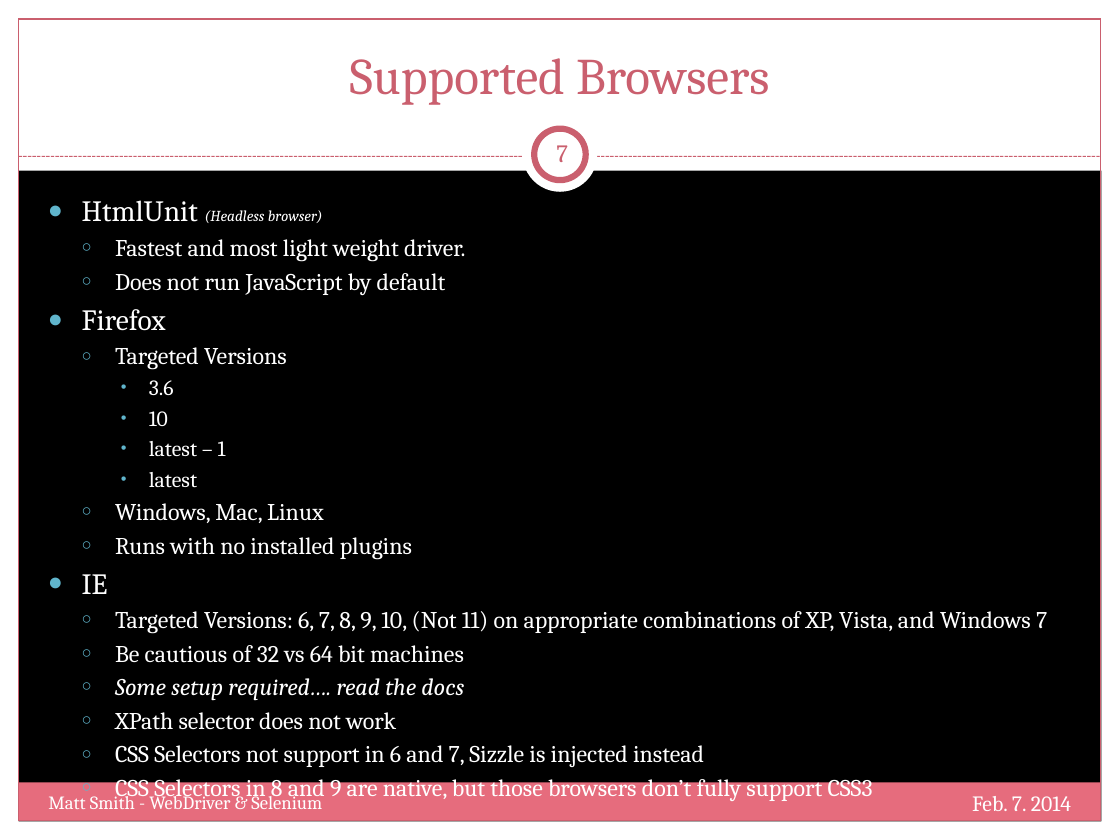
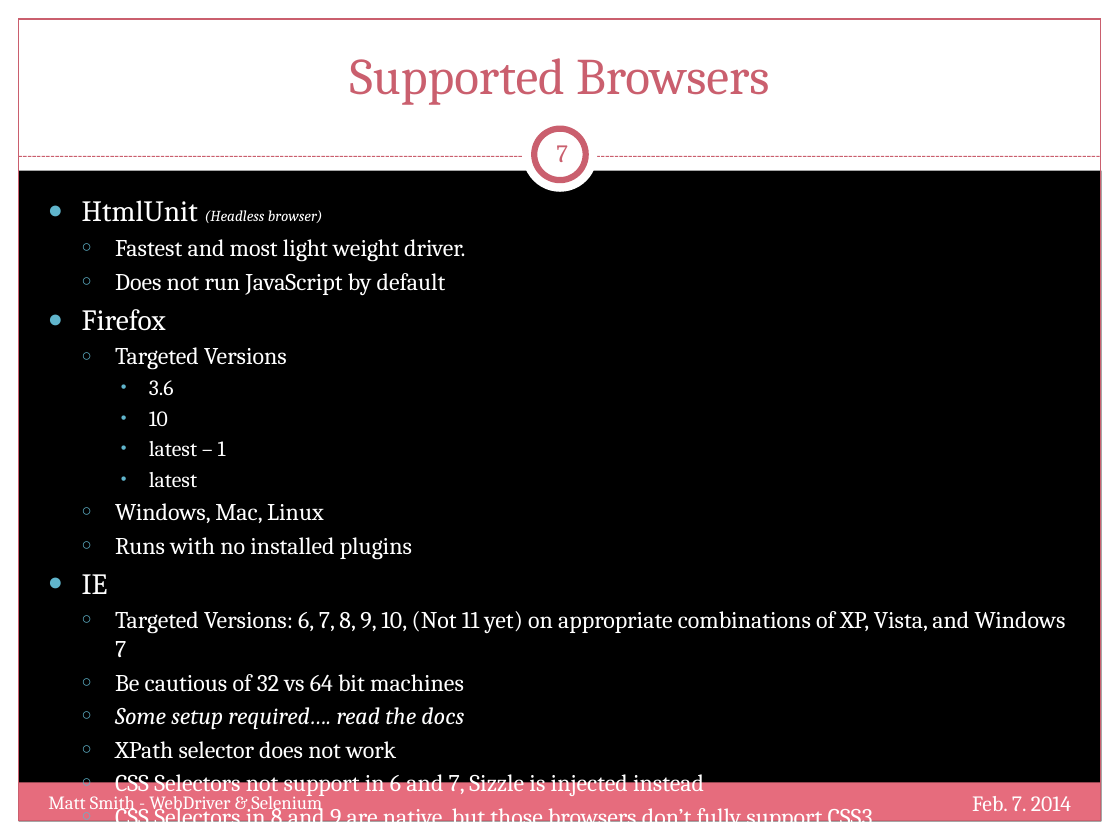
Before and after one commit to mtscout6/my-presentations, a slide deck: slide 7 of WebDriver/Slides.pptx. Drawn at 1120x840 pixels with LibreOffice and Linux fonts; fonts in the diff are those of the drawing; background and template pictures are left out. Boxes give left, top, right and bottom in pixels: in the first picture for what was removed or moved away, otherwise in the second. Text is boxed around its words. In the diff, an @@ line names an element or a change of style, - is before the commit and + after.

```diff
--- a/WebDriver/Slides.pptx
+++ b/WebDriver/Slides.pptx
@@ text at (115, 611, 1066, 657): text changed @@
-  ○ Targeted Versions: 6, 7, 8, 9, 10, (Not 11) on appropriate combinations of XP, Vista, and Windows 7
+  ○ Targeted Versions: 6, 7, 8, 9, 10, (Not 11 yet) on appropriate combinations of XP, Vista, and Windows 7
```
Also in this commit, not shown: 3 other slides changed, 4 slides added, 1 other file.
